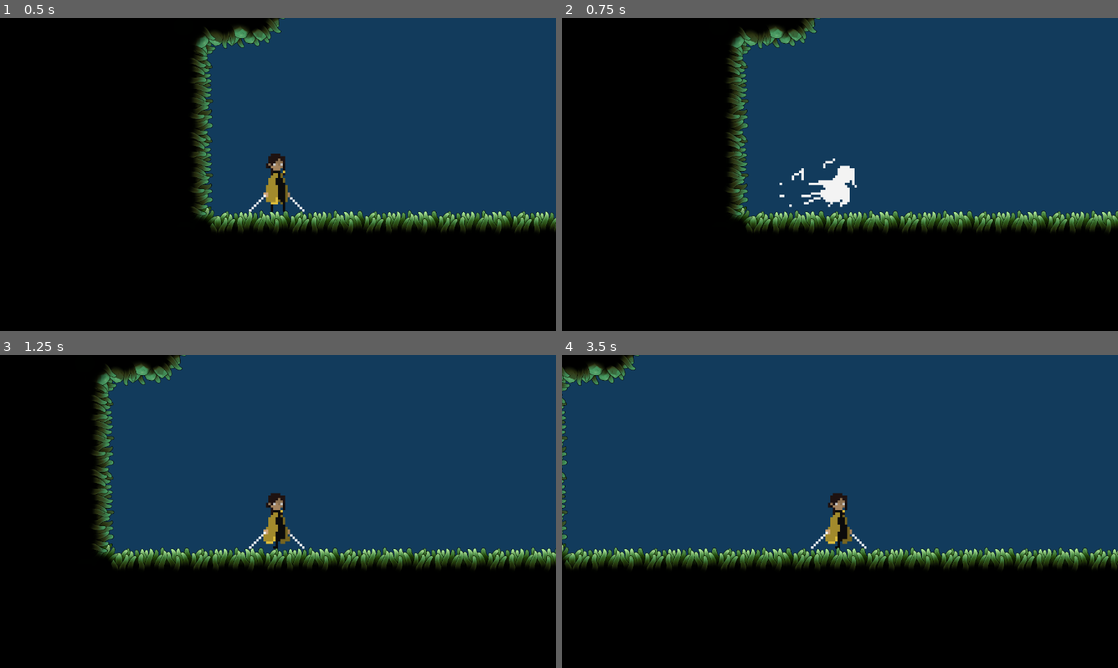
Above: before the commit, frames 1-4 (two rows, left to right).
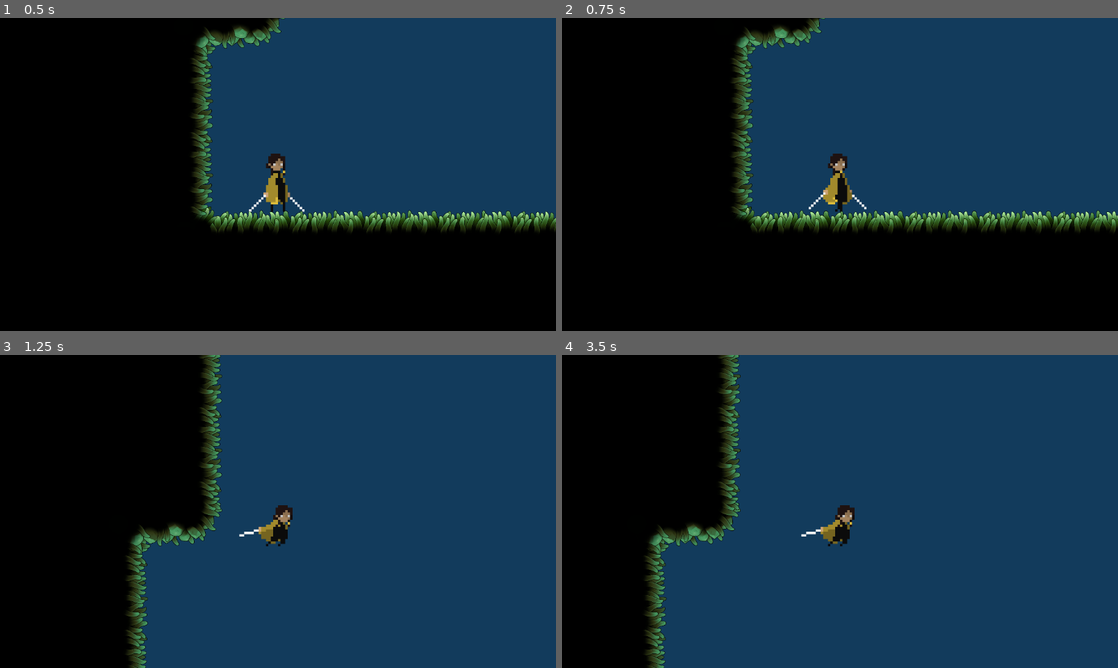
Above: after the commit, the same moments.

Repository: SeanTSinclair/VoidWalker_GD4
Game: Godot game, scene res://World/world.tscn
The game is run twice, just before and just after one commit, with the same random seed, the same clock (stepped at 60 frames per second) and the same inputs.
Inputs:
- Up to frame 1 (0.5 s): no input
- Up to frame 2 (0.75 s): tap Enter at 0.5 s; hold D (move_right) from 0.53 s (still down); tap Shift (dash) at 0.6 s
- Up to frame 3 (1.25 s): keep holding D (move_right); tap Space (jump) at 0.77 s
- Up to frame 4 (3.5 s): tap Shift (dash) at 1.35, 2.1, 2.85 s; tap Space (jump) at 1.52, 3.02 s; release D (move_right) at 2.03 s; hold A (move_left) 2.03-2.78 s; hold D (move_right) from 2.78 s (still down)

Frame 1 is identical in both runs. In frame 2, 5.8% of the frame differs, in the area x 29-100%, y 0-69%; in frame 3, 42%; in frame 4, 52%, in the area x 0-100%, y 0-100%.
Error after the commit: Invalid access to property or key 'has_dashed' on a base object of type 'CharacterBody2D (player.gd)'. (res://Player/States/DashState.gd:5)

Commit message:
working on state machine for the player

Diff:
--- a/Common/StateMachine.gd
+++ b/Common/StateMachine.gd
@@ -8,7 +8,7 @@
 	if current_state != null:
 		tick(delta)
 		current_state.state_logic(delta)
-		transition_logic()
+		transition_logic(delta)
 
 func initialize():
 	var children = get_children()
@@ -30,5 +30,5 @@
 func tick(delta):
 	pass
 
-func transition_logic():
+func transition_logic(delta):
 	pass
--- a/Player/PlayerFSM.gd
+++ b/Player/PlayerFSM.gd
@@ -22,7 +22,7 @@
 
 	dash(delta, input_axis)
 
-func transition_logic():
+func transition_logic(delta):
 	if current_state == states.idle:
 		idle_transitions()
 	elif current_state == states.move:
@@ -31,17 +31,12 @@
 		jump_transitions()
 	elif current_state == states.in_air:
 		in_air_transitions()
+	elif current_state == states.dash:
+		dash_transitions()
 
 	set_state(current_state)
 
 func dash(delta, input_axis):
-	if !has_dashed:
-		if Input.is_action_just_pressed("dash"):
-			player.velocity = input_axis * DASH_SPEED
-			Input.start_joy_vibration(0, 1, .4, 0.2)
-			is_dashing = true
-			has_dashed = true
-
 	if is_dashing:
 		dash_time += 1
 		if dash_time >= int(0.25 * 1 / delta):
@@ -56,6 +51,8 @@
 		current_state = states.move
 	if Input.is_action_just_pressed("jump") && is_on_floor:
 		current_state = states.jump
+	if Input.is_action_just_pressed("dash") && !is_dashing:
+		current_state = states.dash
 	if !is_on_floor:
 		current_state = states.in_air
 
@@ -64,6 +61,8 @@
 		current_state = states.idle
 	if Input.is_action_just_pressed("jump") && is_on_floor:
 		current_state = states.jump
+	if Input.is_action_just_pressed("dash") && !is_dashing:
+		current_state = states.dash
 	if !is_on_floor:
 		current_state = states.in_air
 
@@ -71,7 +70,16 @@
 	current_state = states.in_air
 
 func in_air_transitions():
-	pass
+	if !is_on_floor:
+		current_state = states.idle
+	if Input.is_action_just_pressed("dash") && !is_dashing:
+		current_state = states.dash
+
+func dash_transitions():
+	if is_on_floor:
+		current_state = states.idle
+	if !is_dashing && !is_on_floor:
+		current_state = states.in_air
 
 func set_player_orientation(input_axis):
 	if input_axis.x < 0:
--- /dev/null
+++ b/Player/States/DashState.gd
@@ -0,0 +1,10 @@
+extends State
+
+func enter_state(actor):
+	super.enter_state(actor)
+	if !actor.has_dashed:
+		if Input.is_action_just_pressed("dash"):
+			actor.velocity = actor.get_input_axis() * actor.stats.DASH_SPEED
+			Input.start_joy_vibration(0, 1, .4, 0.2)
+			actor.is_dashing = true
+			actor.has_dashed = true
--- a/Player/States/JumpState.gd
+++ b/Player/States/JumpState.gd
@@ -4,5 +4,5 @@
 @onready var jump_velocity : float = ((2.0 * stats.jump_height) / stats.time_to_reach_peak) * -1.0
 
 func enter_state(actor):
-	self.actor = actor
+	super.enter_state(actor)
 	actor.velocity.y = jump_velocity
--- a/Player/player.tscn
+++ b/Player/player.tscn
@@ -8,6 +8,7 @@
 [ext_resource type="Script" path="res://Player/States/MoveState.gd" id="6_e2k3x"]
 [ext_resource type="Script" path="res://Player/States/InAirState.gd" id="7_0g6sn"]
 [ext_resource type="Script" path="res://Player/States/JumpState.gd" id="8_8k4u7"]
+[ext_resource type="Script" path="res://Player/States/DashState.gd" id="9_oyrlw"]
 
 [sub_resource type="CapsuleShape2D" id="CapsuleShape2D_xluji"]
 radius = 5.0
@@ -191,6 +192,8 @@
 
 [sub_resource type="AnimationNodeStateMachinePlayback" id="AnimationNodeStateMachinePlayback_f3fll"]
 
+[sub_resource type="SpriteFrames" id="SpriteFrames_fmb0y"]
+
 [node name="Player" type="CharacterBody2D"]
 script = ExtResource("1_lm3lh")
 
@@ -242,3 +245,10 @@
 [node name="Jump" type="Node" parent="StateMachine"]
 script = ExtResource("8_8k4u7")
 state_name = "jump"
+
+[node name="Dash" type="Node" parent="StateMachine"]
+script = ExtResource("9_oyrlw")
+state_name = "dash"
+
+[node name="AnimatedSprite2D" type="AnimatedSprite2D" parent="."]
+frames = SubResource("SpriteFrames_fmb0y")
Not shown: 1 places in Player/player.tscn that only renumber resources
Binary file added: World/Checkpoint/disable.png
Not shown, added: World/Checkpoint/disable.png.import
Binary file added: World/Checkpoint/idle.png
Not shown, added: World/Checkpoint/idle.png.import
Binary file added: World/Checkpoint/start_up.png
Not shown, added: World/Checkpoint/start_up.png.import
Binary file added: World/Mossy Tileset/idle 28x41.png
Not shown, added: World/Mossy Tileset/idle 28x41.png.import
Binary file added: World/Portal_Sheet.png
Not shown, added: World/Portal_Sheet.png.import
